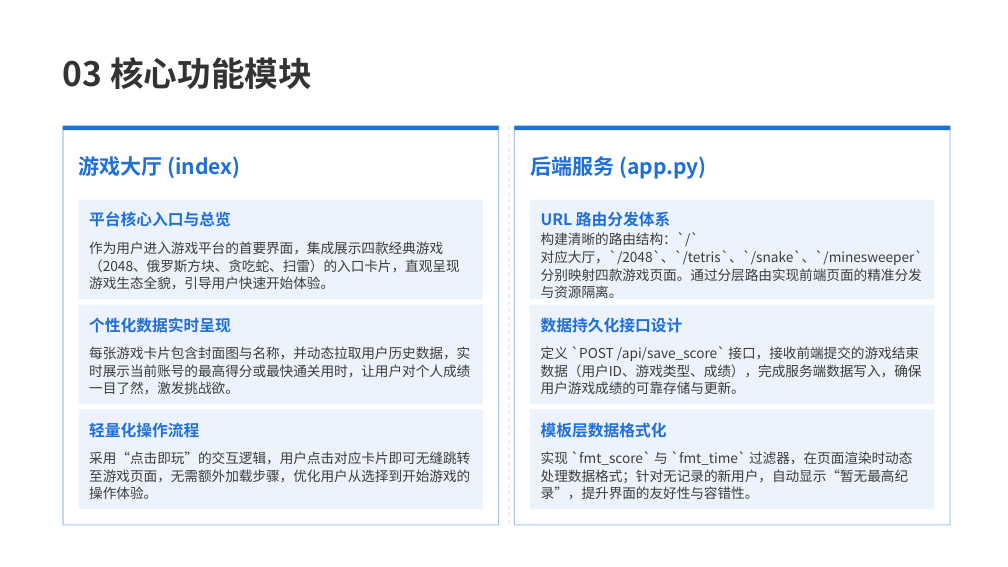
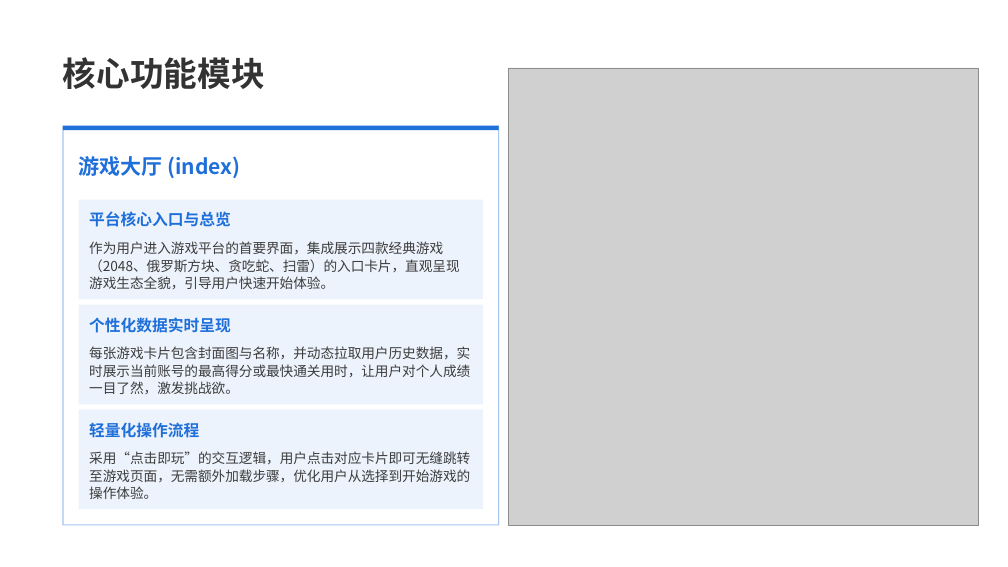
Before and after one commit to Rill-Sunny/Mini-Game, a slide deck: slide 11 of 项目答辩.pptx (slide 10 before the commit). Drawn at 1008x567 pixels with LibreOffice and Linux fonts; fonts in the diff are those of the drawing; grey boxes stand for pictures; background and template pictures are left out. Boxes give left, top, right and bottom in pixels: in the first picture for what was removed or moved away, otherwise in the second. Text is boxed around its words. In the diff, an @@ line names an element or a change of style, - is before the commit and + after.

```diff
--- a/项目答辩.pptx
+++ b/项目答辩.pptx
@@ rounded rectangle removed at (0,0,1008,567) @@
@@ text at (63,57,265,89): text changed @@
-03 核心功能模块
+核心功能模块
@@ picture added at (508,68,978,526) @@
@@ rounded rectangle removed at (515,126,951,526) @@
@@ rounded rectangle removed at (515,126,951,131) @@
@@ text removed at (530,156,706,179) @@
-后端服务 (app.py)
@@ rounded rectangle removed at (530,200,935,299) @@
@@ text removed at (541,211,670,227) @@
-URL 路由分发体系
@@ text removed at (541,232,923,298) @@
-构建清晰的路由结构：`/` 对应大厅，`/2048`、`/tetris`、`/snake`、`/minesweeper` 分别映射四款游戏页面。通过分层路由实现前端页面的精准分发与资源隔离。
@@ rounded rectangle removed at (530,305,935,405) @@
@@ text removed at (541,317,683,333) @@
-数据持久化接口设计
@@ text removed at (541,346,922,394) @@
-定义 `POST /api/save_score` 接口，接收前端提交的游戏结束数据（用户ID、游戏类型、成绩），完成服务端数据写入，确保用户游戏成绩的可靠存储与更新。
@@ rounded rectangle removed at (530,410,935,510) @@
@@ text removed at (541,422,667,438) @@
-模板层数据格式化
@@ text removed at (541,451,912,499) @@
-实现 `fmt_score` 与 `fmt_time` 过滤器，在页面渲染时动态处理数据格式；针对无记录的新用户，自动显示“暂无最高纪录”，提升界面的友好性与容错性。
```
Also in this commit, not shown: 19 other slides changed.
